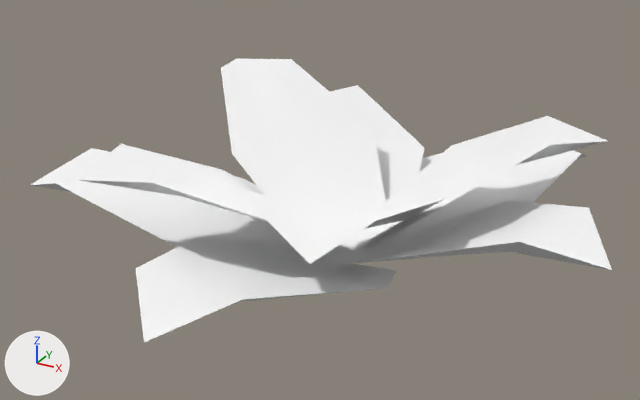
The glTF model public/siege/scifi/jungle_SM_Env_Flower_01.gltf: old version first, new version second.
Rendered twice from a 50 mm camera at (0.353, -0.706, 0.414) aimed at (-0.016, -0.035, 0.079). Lighting does not change. The marker at lower left points along +X, +Y and +Z. The first picture is the older version. Objects named as collision shapes, trigger or cutter boxes, shadow casters or lower levels of detail are left out. Where no turn or scale is listed for an object, it has been applied to the vertices.

Names of what the first picture shows: 'SM_Env_Flower_01_LOD0'.
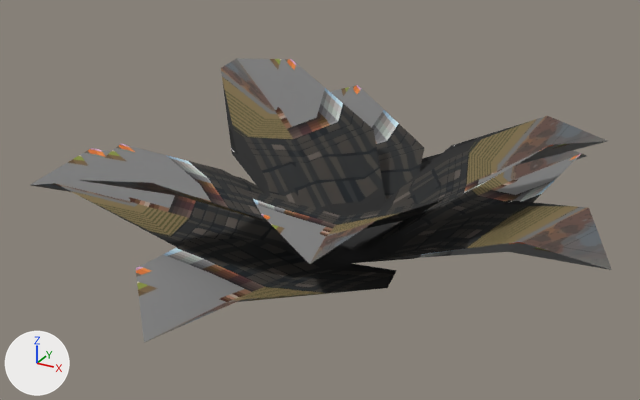
Where the change shows, as pixel boxes (x1, y1, x2, y2) in the pictures (640 x 400 px):
```json
{"object": "SM_Env_Flower_01_LOD0", "change": "surface changed", "before": [30, 58, 612, 342], "after": [30, 58, 612, 342], "on screen": "white to grey"}
```

Scene script edits in JSON lines:
```json
{"op": "add", "block": "img_polygonnaturebiomes_tropical_texture_01", "code": ["img_polygonnaturebiomes_tropical_texture_01 = load_image('PolygonNatureBiomes_Tropical_Texture_01', 'PolygonNatureBiomes_Tropical_Texture_01.webp', 4096, 4096, 'sRGB')"]}
{"op": "add", "block": "mat_leaf16", "code": "n3 = _N.new('ShaderNodeMix'); n3.name = 'Mix'"}
{"op": "add", "block": "mat_leaf16", "code": "n3.data_type = 'RGBA'"}
{"op": "add", "block": "mat_leaf16", "code": "n3.blend_type = 'MULTIPLY'"}
{"op": "add", "block": "mat_leaf16", "code": "n3.inputs[0].default_value = 1.0  # 'Factor'"}
{"op": "add", "block": "mat_leaf16", "code": "n4 = _N.new('ShaderNodeTexImage'); n4.name = 'Image Texture'"}
{"op": "add", "block": "mat_leaf16", "code": "n4.image = img_polygonnaturebiomes_tropical_texture_01"}
{"block": "mat_leaf16", "where": "n2 = _N.new('ShaderNodeVertexColor'); n2.name = 'Color Attribute'"}
{"block": "mat_leaf16", "where": "n0 = _N.new('ShaderNodeBsdfPrincipled'); n0.name = 'Principled BSDF'"}
{"op": "remove", "block": "mat_leaf16", "code": "_L.new(n2.outputs[0], n0.inputs[0])  # 'Color' to 'Base Color'"}
{"op": "add", "block": "mat_leaf16", "code": "_L.new(n3.outputs[2], n0.inputs[0])  # 'Result' to 'Base Color'"}
{"op": "add", "block": "mat_leaf16", "code": "_L.new(n2.outputs[0], n3.inputs[7])  # 'Color' to 'B'"}
{"op": "add", "block": "mat_leaf16", "code": "_L.new(n4.outputs[0], n3.inputs[6])  # 'Color' to 'A'"}
```
